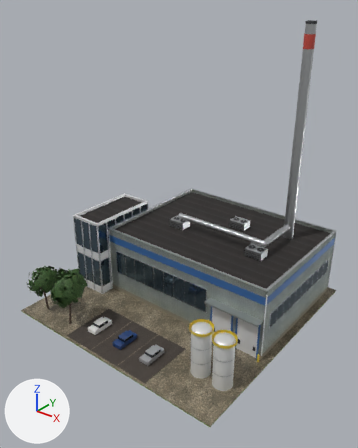
Before and after pictures for a commit that changed the glTF model models/real/zones/i2/factory_modern.glb.
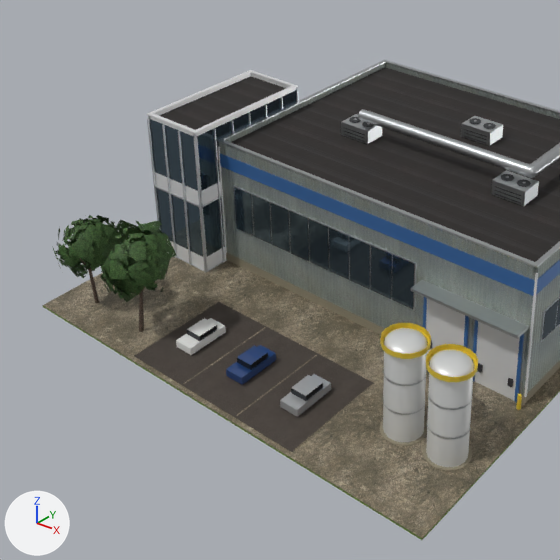
There are two pictures of each version: one whole from a camera (50 mm lens) standing at (1.071, -1.37, 1.201) and looking at (0.03, -0.069, 0.394), one close up on the part from 0% to 78% of the width and 35% to 98% of the height. Lighting does not change. The marker at lower left points along +X, +Y and +Z. The older version's two pictures come first. Vertices at exactly the same position are counted once.

Objects in the first close-up: 'factory_modern_body', 'factory_modern_foliage'.
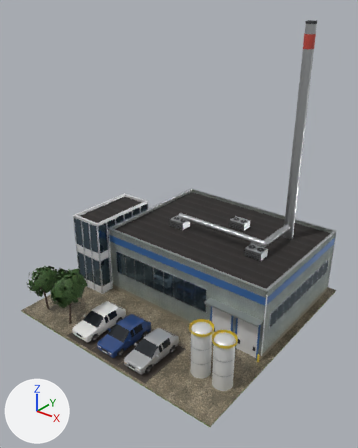
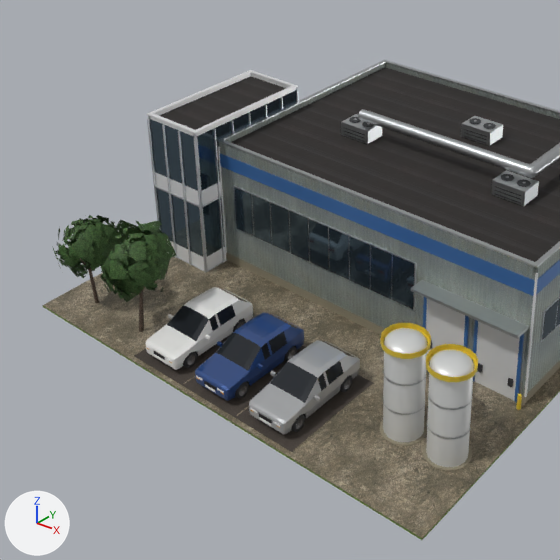
Diff of the bpy script that builds the scene:
```diff
--- a/models/real/zones/i2/factory_modern.glb.py
+++ b/models/real/zones/i2/factory_modern.glb.py
@@ img_car_atlas_emit @@
+img_car_atlas_emit = load_image('car_atlas_emit', '_unpacked/car_atlas_emit', 128, 64, 'sRGB')
@@ img_car_atlas_diff @@
+img_car_atlas_diff = load_image('car_atlas_diff', '_unpacked/car_atlas_diff', 128, 64, 'sRGB')
@@ img_car_atlas_arm @@
+img_car_atlas_arm = load_image('car_atlas_arm', '_unpacked/car_atlas_arm', 128, 64, 'Non-Color')
@@ mat_car_atlas @@
+mat_car_atlas = bpy.data.materials.new('Car_Atlas')
+# uses the picture img_car_atlas_arm
+# uses the picture img_car_atlas_diff
+# uses the picture img_car_atlas_emit
@@ me_factory_modern_body @@
 # used by ob_factory_modern_body
-me_factory_modern_body.from_pydata(...)  # 2434 vertices, 3390 faces; spans x -0.47..0.47, y -0.47..0.47, z 0.0..1.088
+me_factory_modern_body.from_pydata(...)  # 4660 vertices, 6738 faces; spans x -0.47..0.47, y -0.47..0.47, z 0.0..1.088
+# me_factory_modern_body part 1: a new loose piece, a box spanning x -0.0148..0.0148, y -0.4529..-0.4505, z 0.031..0.0385, in mat_car_atlas
+# me_factory_modern_body part 2: a new loose piece, a box spanning x 0.1185..0.1481, y -0.4529..-0.4505, z 0.031..0.0385, in mat_car_atlas
+# me_factory_modern_body part 3: 18 loose pieces with 240 vertices, spanning x -0.153..0.153, y -0.395..-0.305, z 0.004..0.036, are deleted
+# me_factory_modern_body part 4: 2226 vertices added at x -0.177..0.189, y -0.452..-0.247, z 0.005..0.081
+# other edits to the shape of me_factory_modern_body do not show in these pictures
 me_factory_modern_body.materials.append(mat_grass)
@@ me_factory_modern_body @@
 me_factory_modern_body.materials.append(mat_paint_white_1)
-me_factory_modern_body.materials.append(mat_glass_car)  # dark grey #272c30
 me_factory_modern_body.materials.append(mat_paint_blue)
@@ me_factory_modern_body @@
 me_factory_modern_body.materials.append(mat_bark)
+me_factory_modern_body.materials.append(mat_car_atlas)
```

What differs and where, as boxes [x1, y1, x2, y2] in the close-ups (560 x 560 px):
part 1 of me_factory_modern_body, added: after [204, 381, 216, 391]
part 2 of me_factory_modern_body, added: after [259, 413, 272, 424]
part 3 of me_factory_modern_body, deleted: before [176, 318, 331, 417]
part 4 of me_factory_modern_body, added: after [145, 287, 360, 435]
